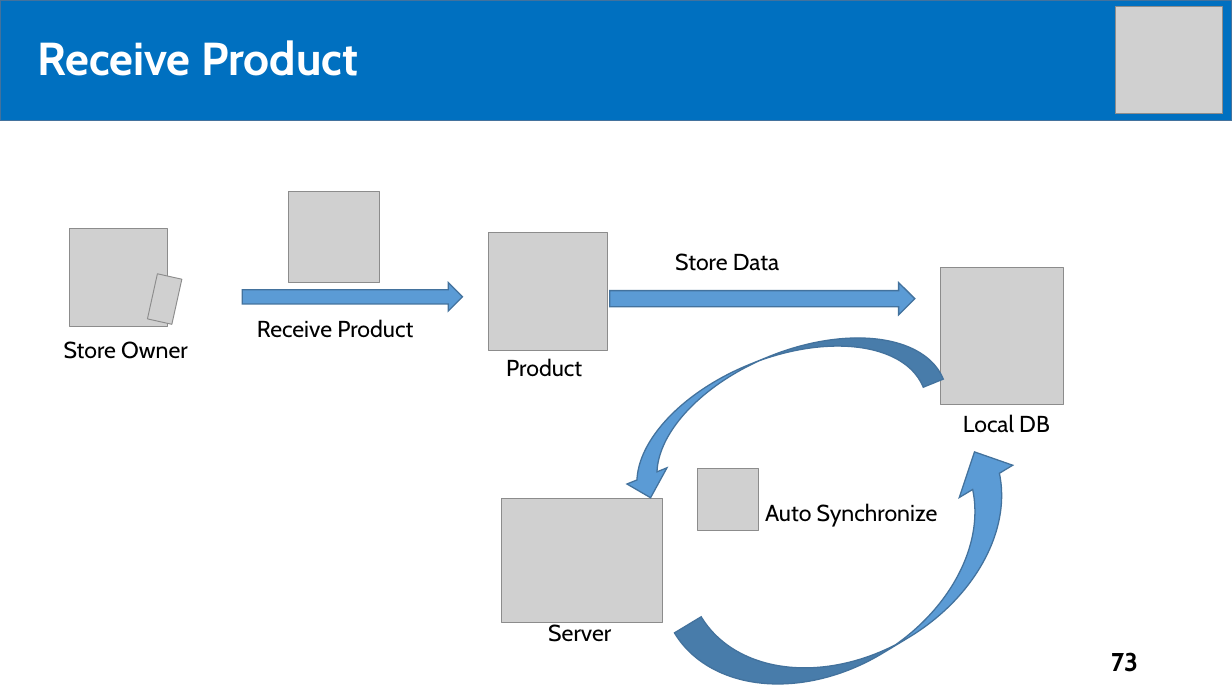
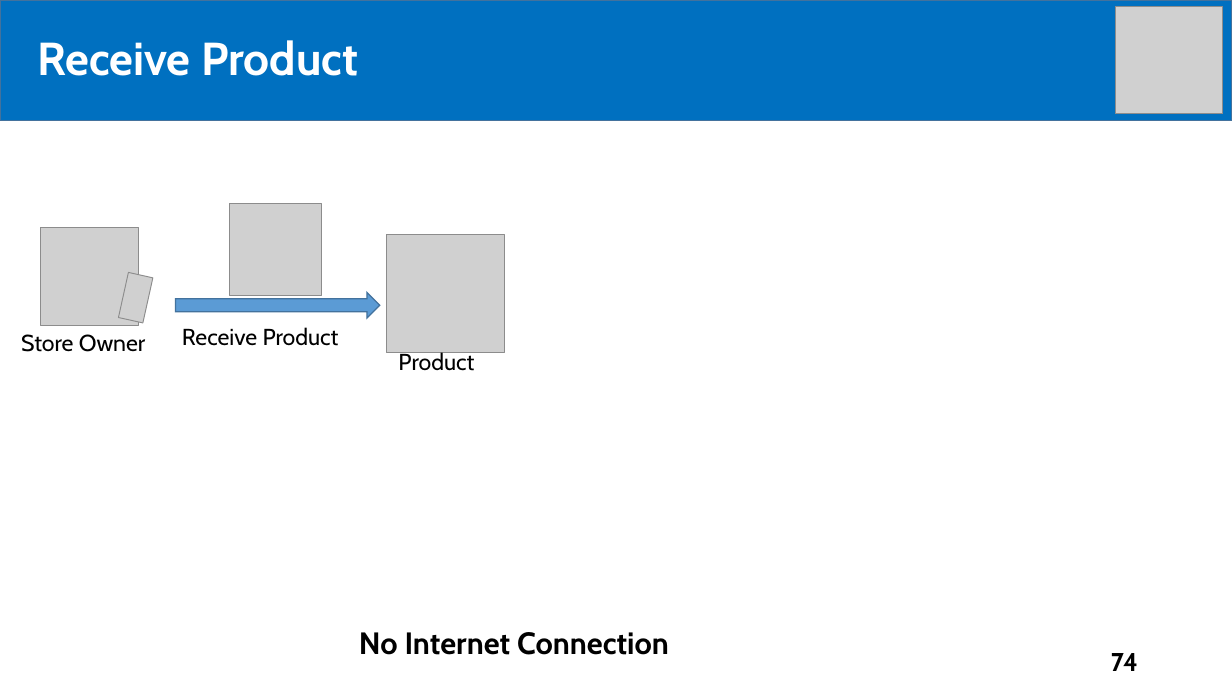
Before and after one commit to tiendan3108/CP, a slide deck: slide 74 of Source/Presentation/PreFinalPresentation.pptx (slide 73 before the commit). Drawn at 1232x693 pixels with LibreOffice and Linux fonts; fonts in the diff are those of the drawing; grey boxes stand for pictures. Boxes give left, top, right and bottom in pixels: in the first picture for what was removed or moved away, otherwise in the second. Text is boxed around its words. In the diff, an @@ line names an element or a change of style, - is before the commit and + after.

Commit message:
update

```diff
--- a/Source/Presentation/PreFinalPresentation.pptx
+++ b/Source/Presentation/PreFinalPresentation.pptx
@@ picture: place and size @@
-picture at bbox=[288, 191, 380, 283]
+picture at bbox=[230, 204, 322, 296]
@@ picture: place and size @@
-picture at bbox=[69, 229, 167, 327]
+picture at bbox=[41, 227, 139, 325]
@@ picture: place and size @@
-picture at bbox=[489, 232, 607, 350]
+picture at bbox=[386, 235, 505, 353]
@@ text removed at bbox=[675, 253, 779, 271] @@
-Store Data
@@ picture removed at bbox=[941, 268, 1065, 405] @@
@@ picture: place and size @@
-picture at bbox=[148, 274, 182, 325]
+picture at bbox=[118, 272, 153, 323]
@@ right arrow: place and size @@
-right arrow at bbox=[242, 283, 462, 311]
+right arrow at bbox=[176, 292, 380, 318]
@@ curved up arrow removed at bbox=[598, 299, 943, 506] @@
@@ right arrow removed at bbox=[610, 283, 915, 315] @@
@@ text "Store Owner": place and size @@
-text "Store Owner" at bbox=[64, 341, 188, 359]
+text "Store Owner" at bbox=[21, 334, 146, 352]
@@ text "Receive Product": place and size @@
-text "Receive Product" at bbox=[257, 319, 413, 338]
+text "Receive Product" at bbox=[182, 327, 339, 346]
@@ text "Product": place and size @@
-text "Product" at bbox=[506, 358, 582, 377]
+text "Product" at bbox=[398, 350, 474, 371]
@@ text removed at bbox=[963, 414, 1050, 433] @@
-Local DB
@@ curved up arrow removed at bbox=[675, 436, 1066, 693] @@
@@ picture removed at bbox=[698, 469, 760, 531] @@
@@ picture removed at bbox=[501, 498, 663, 622] @@
@@ text removed at bbox=[765, 503, 938, 527] @@
-Auto Synchronize
@@ text removed at bbox=[548, 621, 611, 642] @@
-Server
@@ text added at bbox=[359, 632, 669, 655], 24 pt, text #000000, bold @@
+No Internet Connection
@@ page number at bbox=[1111, 653, 1138, 671]: text changed @@
-73
+74
```
Also in this commit, not shown: 6 other slides changed, 4 slides added.
